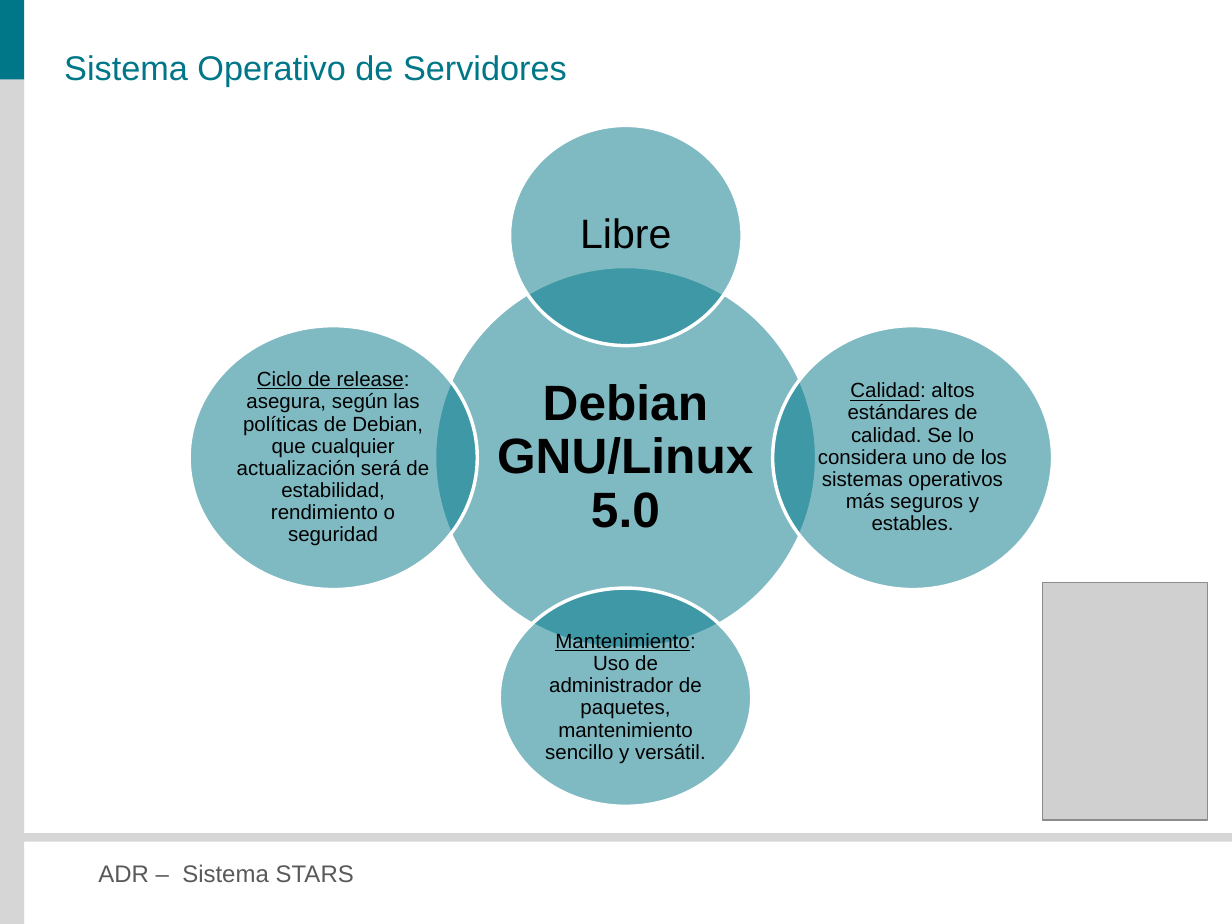
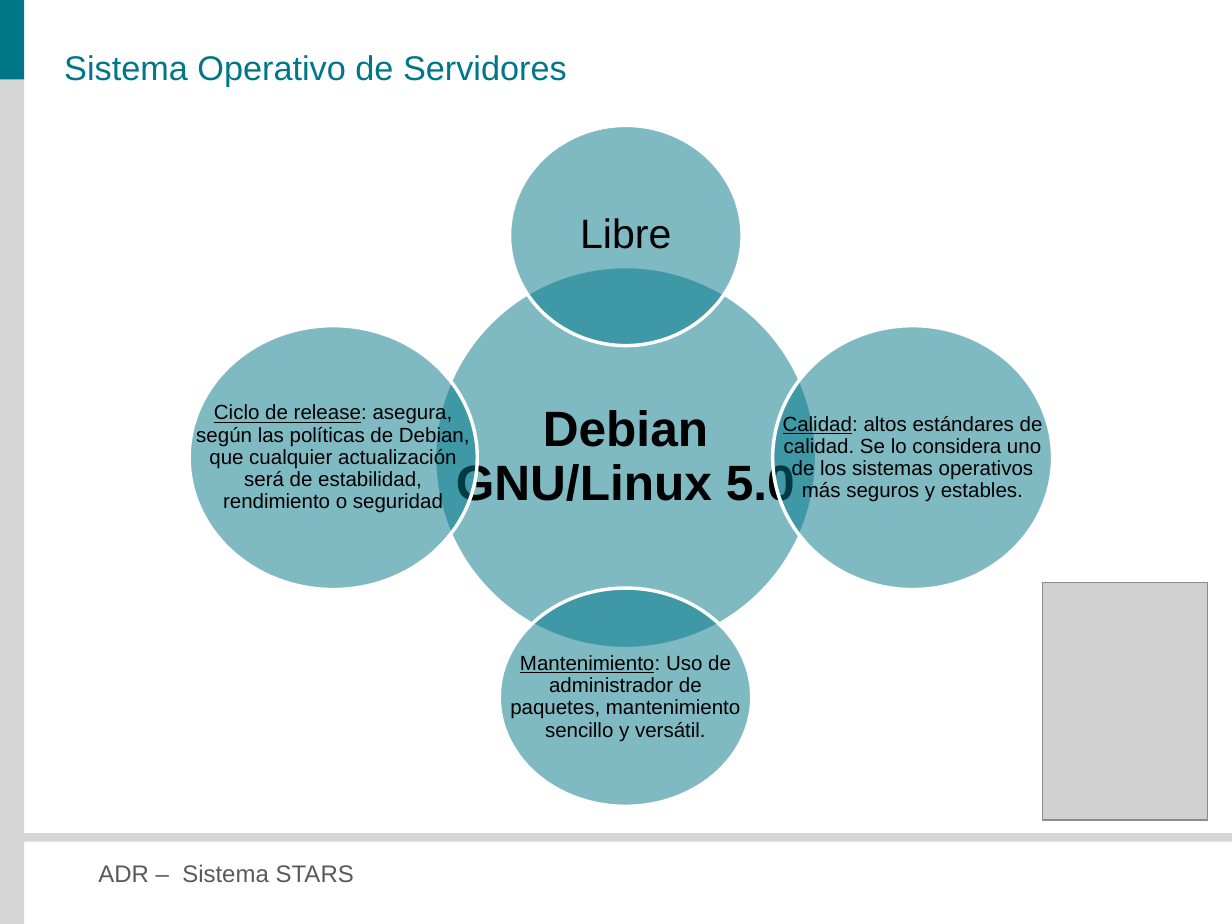
Before and after one commit to veritoreinoso/adr-2010, a slide deck: slide 12 of Presentacion.pptx. Drawn at 1232x924 pixels with LibreOffice and Linux fonts; fonts in the diff are those of the drawing; grey boxes stand for pictures. Boxes give left, top, right and bottom in pixels: in the first picture for what was removed or moved away, otherwise in the second. Text is boxed around its words. In the diff, an @@ line names an element or a change of style, - is before the commit and + after.

```diff
--- a/Presentacion.pptx
+++ b/Presentacion.pptx
@@ text "Debian GNU/Linux 5.0" rewrapped from [497, 384, 753, 528] to [456, 410, 795, 510] @@
@@ text "Ciclo de release: asegura, según ..." rewrapped from [237, 371, 429, 546] to [196, 403, 470, 513] @@
@@ text "Calidad: altos estándares de calidad. ..." rewrapped from [818, 382, 1007, 530] to [784, 416, 1043, 502] @@
@@ text "Mantenimiento: Uso de administrador de ..." rewrapped from [545, 633, 706, 764] to [510, 655, 740, 742] @@
```
Also in this commit, not shown: 11 other slides changed, 3 other files.
